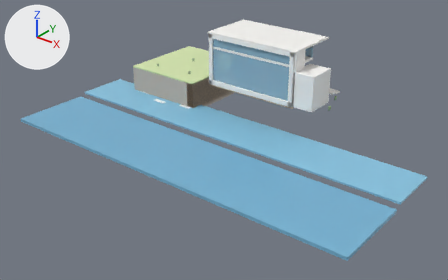
The Blender file tools/blender/house.blend as it was, and as the next commit left it.
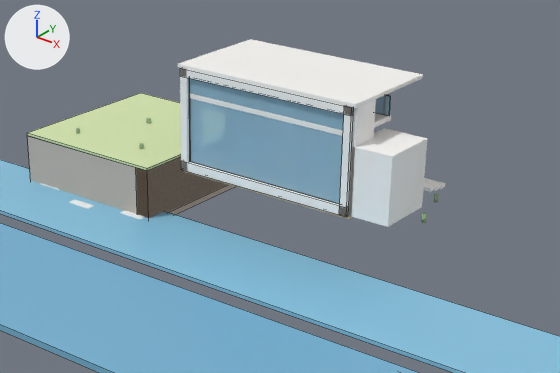
Each version appears first whole from a 50 mm lens placed at (21.7, -33.3, 14.6), pointed at (0.5, -6.7, -1.9), and next in a close-up on the part from 27% to 89% of the width and 0% to 66% of the height. Arrows for +X, +Y and +Z are at upper left; the lights stay in place. The first two pictures are the older version. The close-ups show mesh edges as thin lines.

In view in the first close-up: 'ANNEX', 'BACK_HEAD', 'BACK_PIER_L', 'BACK_SILL', 'CLIFF', 'CLIFF_FACE', 'CLIFF_TOP', 'ROOF', 'SEA', 'SEA_DEEP', 'SLAB', 'WINDOW_PANE' and 10 more.
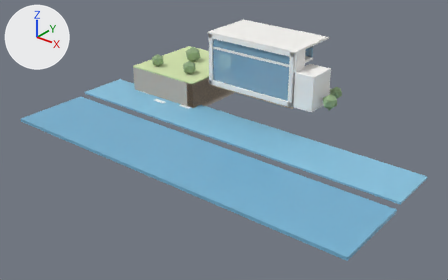
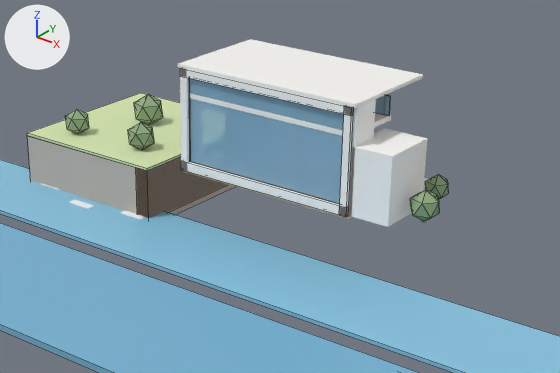
Changed parts and their boxes [x1, y1, x2, y2] in the close-ups (560 x 373 px):
'BUSH_CROWN_0', moved (not visible before): after [410, 190, 440, 220]
'BUSH_CROWN_3', moved (not visible before): after [134, 94, 163, 124]
'BUSH_CROWN_2', moved (not visible before): after [128, 122, 155, 149]
'BUSH_CROWN_4', moved (not visible before): after [66, 109, 89, 134]
'BUSH_CROWN_1', moved (not visible before): after [425, 175, 449, 199]

What the commit changed:
me_geo_bush_crown_0 is used by ob_bush_crown_0; location (0.0, 0.0, 0.0).
me_geo_bush_crown_0 had 12 vertices, 20 faces and spanned x -0.447..0.447, y -0.425..0.425, z -0.5..0.5.
me_geo_bush_crown_0 now has 12 vertices, 20 faces and spans x 4.753..5.647, y -3.025..-2.175, z 0.025..1.025.
me_geo_bush_crown_0 part 1: the whole mesh is moved by (5.2, -2.6, 0.525).
me_geo_bush_crown_1 is used by ob_bush_crown_1; location (0.0, 0.0, 0.0).
me_geo_bush_crown_1 had 12 vertices, 20 faces and spanned x -0.376..0.376, y -0.357..0.357, z -0.42..0.42.
me_geo_bush_crown_1 now has 12 vertices, 20 faces and spans x 4.324..5.076, y -1.357..-0.643, z 0.061..0.901.
me_geo_bush_crown_1 part 2: the whole mesh is moved by (4.7, -1.0, 0.481).
me_geo_bush_crown_2 is used by ob_bush_crown_2; location (0.0, 0.0, 0.0).
me_geo_bush_crown_2 had 12 vertices, 20 faces and spanned x -0.447..0.447, y -0.425..0.425, z -0.5..0.5.
me_geo_bush_crown_2 now has 12 vertices, 20 faces and spans x -5.847..-4.953, y -3.625..-2.775, z 0.025..1.025.
me_geo_bush_crown_2 part 3: the whole mesh is moved by (-5.4, -3.2, 0.525).
me_geo_bush_crown_3 is used by ob_bush_crown_3; location (0.0, 0.0, 0.0).
me_geo_bush_crown_3 had 12 vertices, 20 faces and spanned x -0.519..0.519, y -0.493..0.493, z -0.58..0.58.
me_geo_bush_crown_3 now has 12 vertices, 20 faces and spans x -7.519..-6.481, y -1.493..-0.507, z -0.011..1.149.
me_geo_bush_crown_3 part 4: the whole mesh is moved by (-7.0, -1.0, 0.569).
me_geo_bush_crown_4 is used by ob_bush_crown_4; location (0.0, 0.0, 0.0).
me_geo_bush_crown_4 had 12 vertices, 20 faces and spanned x -0.411..0.411, y -0.391..0.391, z -0.46..0.46.
me_geo_bush_crown_4 now has 12 vertices, 20 faces and spans x -8.611..-7.789, y -3.791..-3.009, z 0.043..0.963.
me_geo_bush_crown_4 part 5: the whole mesh is moved by (-8.2, -3.4, 0.503).
